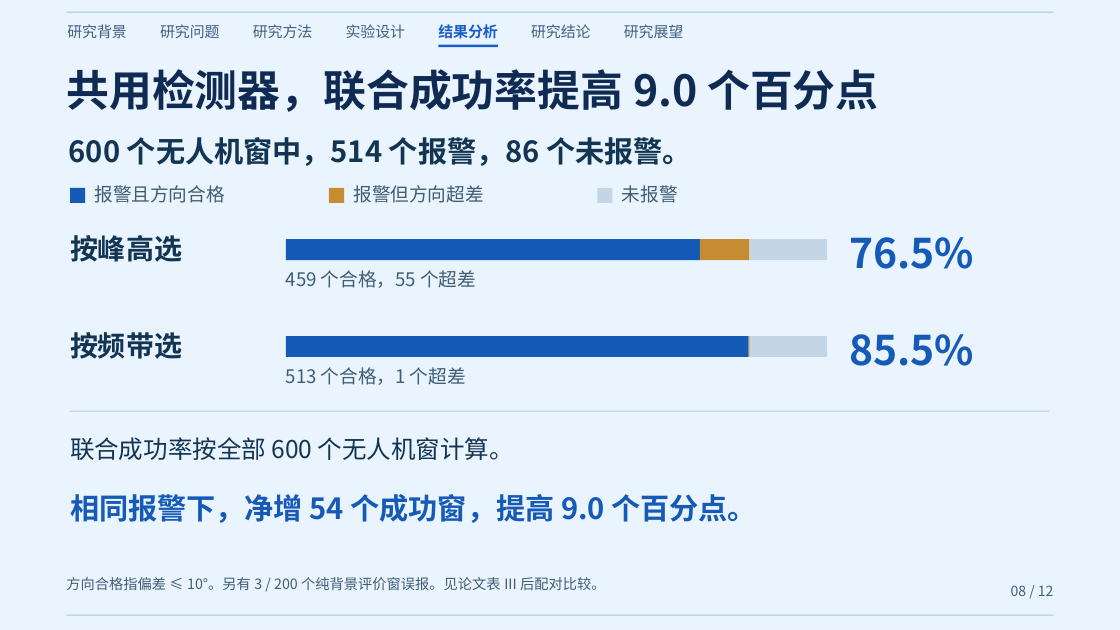
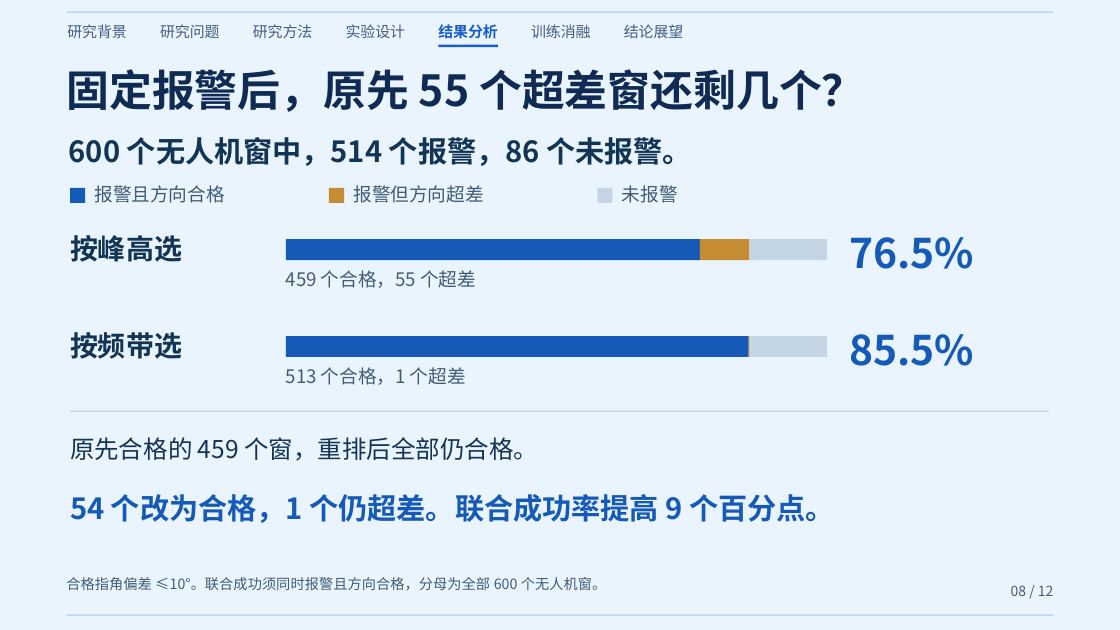
Before and after one commit to coffeeeeffoc/uav-acoustic-detection-localization, a slide deck: slide 8 of paper/公开演讲/研究汇报版/01 研究汇报精简版.pptx. Drawn at 1120x630 pixels with LibreOffice and Linux fonts; fonts in the diff are those of the drawing. Boxes give left, top, right and bottom in pixels: in the first picture for what was removed or moved away, otherwise in the second. Text is boxed around its words. In the diff, an @@ line names an element or a change of style, - is before the commit and + after.

Commit message:
以实测选峰案例和逐窗配对讲清研究贡献

```diff
--- a/paper/公开演讲/研究汇报版/01 研究汇报精简版.pptx
+++ b/paper/公开演讲/研究汇报版/01 研究汇报精简版.pptx
@@ text at bbox=[531, 24, 590, 38]: text changed @@
-研究结论
+训练消融
@@ text at bbox=[624, 24, 683, 38]: text changed @@
-研究展望
+结论展望
@@ text at bbox=[67, 69, 864, 112]: text changed @@
-共用检测器，联合成功率提高 9.0 个百分点
+固定报警后，原先 55 个超差窗还剩几个？
@@ text at bbox=[70, 437, 538, 461]: text changed @@
-联合成功率按全部 600 个无人机窗计算。
+原先合格的 459 个窗，重排后全部仍合格。
@@ text at bbox=[70, 494, 835, 523]: text changed @@
-相同报警下，净增 54 个成功窗，提高 9.0 个百分点。
+54 个改为合格，1 个仍超差。联合成功率提高 9 个百分点。
@@ text at bbox=[66, 577, 606, 590]: text changed @@
-方向合格指偏差 ≤ 10°。另有 3 / 200 个纯背景评价窗误报。见论文表 III 后配对比较。
+合格指角偏差 ≤10°。联合成功须同时报警且方向合格，分母为全部 600 个无人机窗。
```
Also in this commit, not shown: 10 other slides changed, 3 other files.
